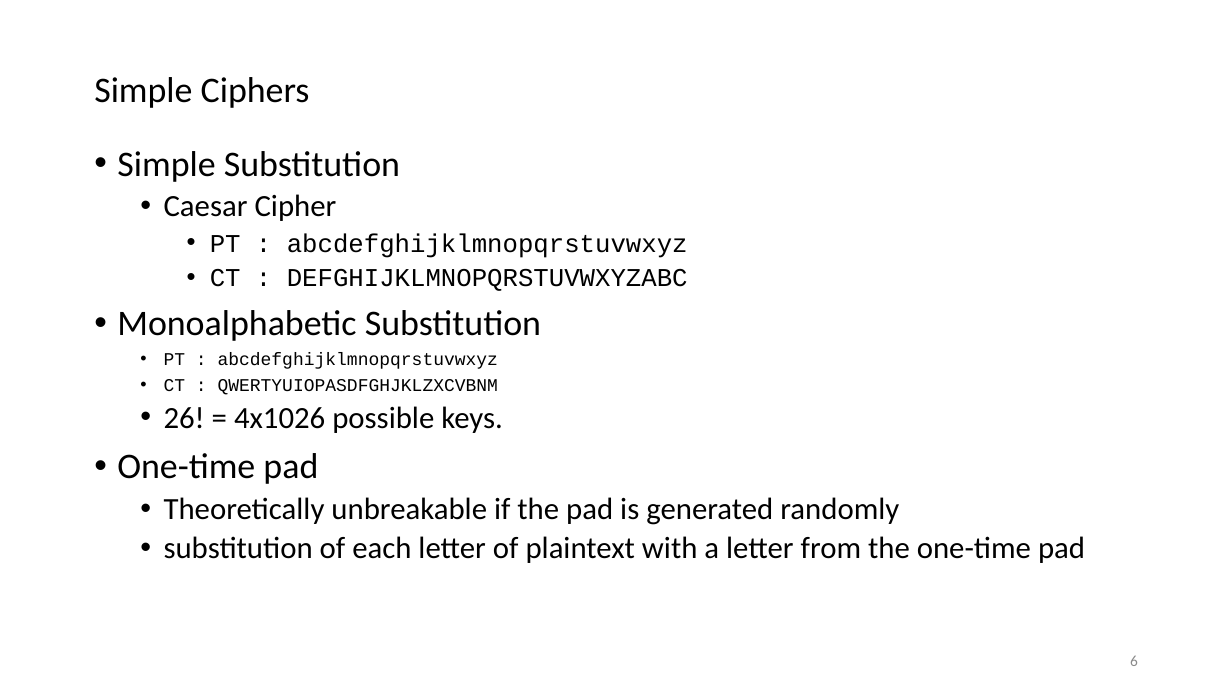
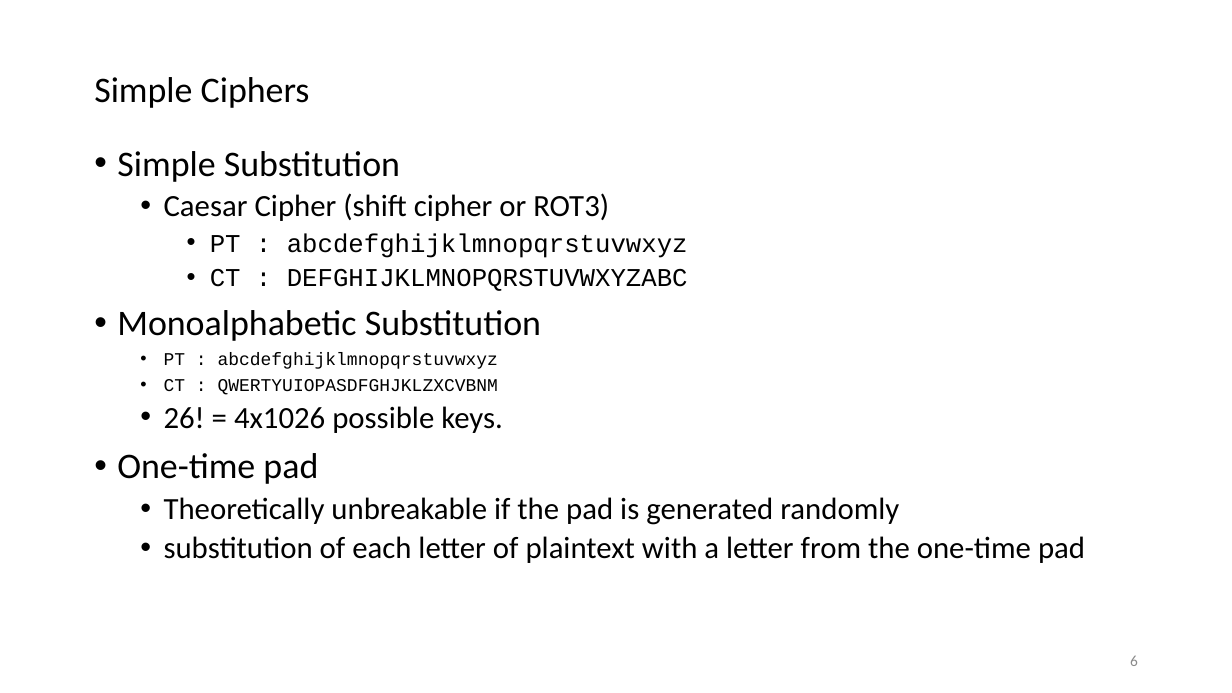
Before and after one commit to uwacsp/cits5503, a slide deck: slide 6 of Lectures/CITS5503LectureIAM.pptx. Drawn at 1232x693 pixels with LibreOffice and Linux fonts; fonts in the diff are those of the drawing. Boxes give left, top, right and bottom in pixels: in the first picture for what was removed or moved away, otherwise in the second. Text is boxed around its words. In the diff, an @@ line names an element or a change of style, - is before the commit and + after.

```diff
--- a/Lectures/CITS5503LectureIAM.pptx
+++ b/Lectures/CITS5503LectureIAM.pptx
@@ text at [164, 193, 609, 221]: text changed @@
-  • Caesar Cipher
+  • Caesar Cipher (shift cipher or ROT3)
```
Also in this commit, not shown: 2 other slides changed, 4 other files.
